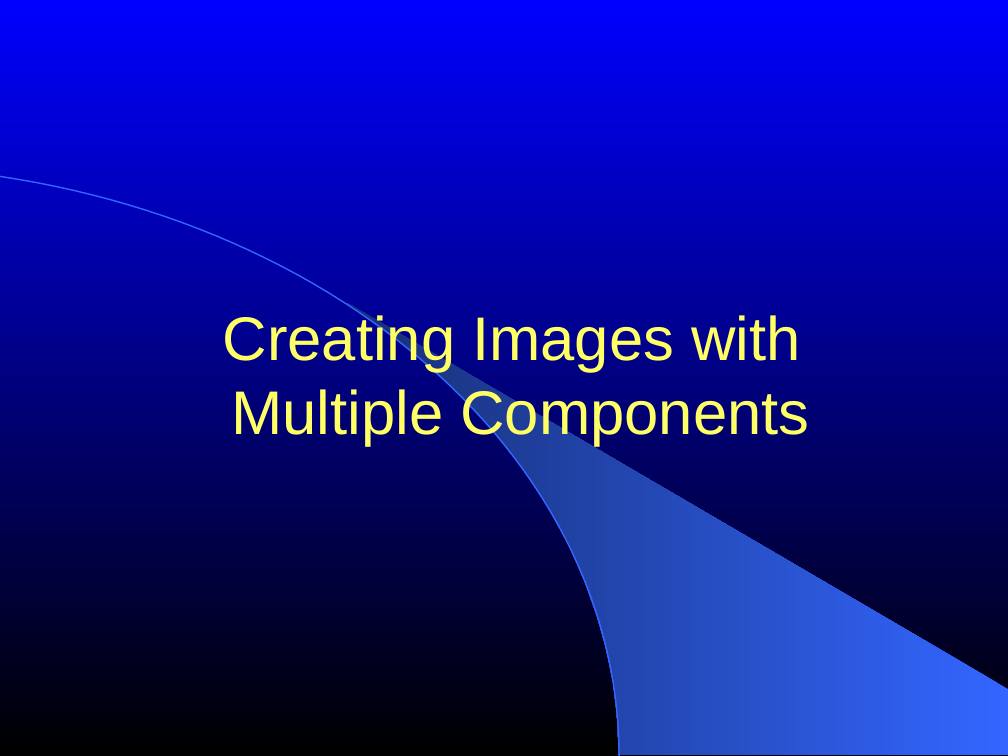
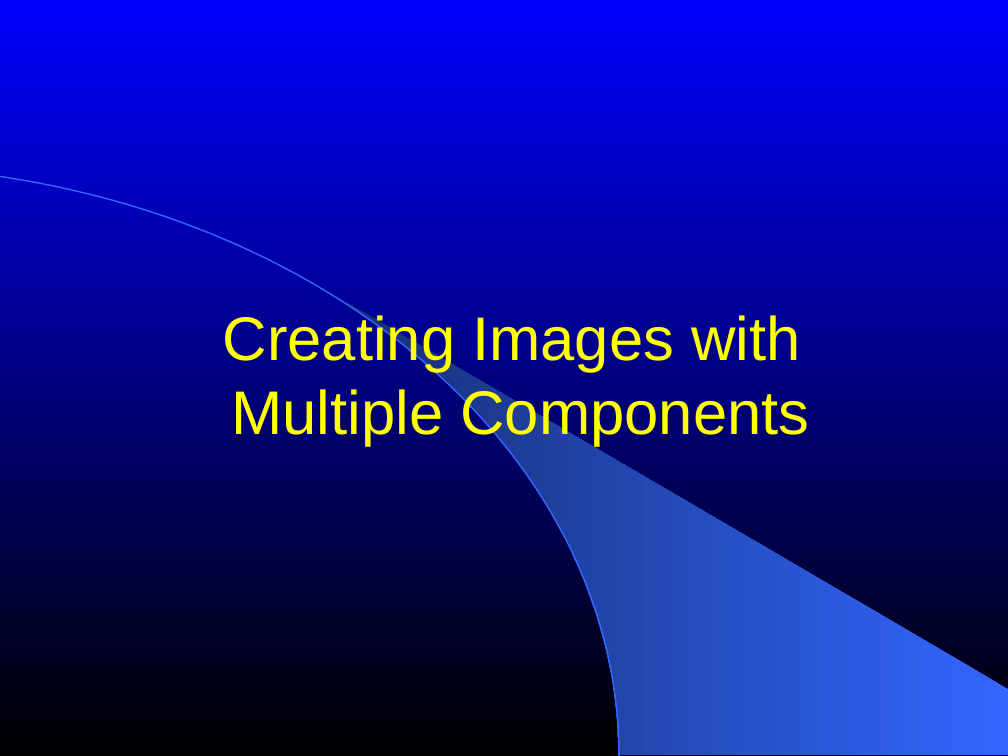
Before and after one commit to lheckemann/namic-sandbox, a slide deck: slide 3 of ITKAdvancedCourse/doc/presentations/Insight-StatisticalClassification.ppt. Drawn at 1008x756 pixels with LibreOffice and Linux fonts; fonts in the diff are those of the drawing. Boxes give left, top, right and bottom in pixels: in the first picture for what was removed or moved away, otherwise in the second. Text is boxed around its words. In the diff, an @@ line names an element or a change of style, - is before the commit and + after.

```diff
--- a/ITKAdvancedCourse/doc/presentations/Insight-StatisticalClassification.ppt
+++ b/ITKAdvancedCourse/doc/presentations/Insight-StatisticalClassification.ppt
@@ title "Creating Images with Multiple Components" at [223, 311, 809, 446]: text colour #FFFF66 to #FFFF00 @@
```
Also in this commit, not shown: 3 other slides changed, 16 slides added.
